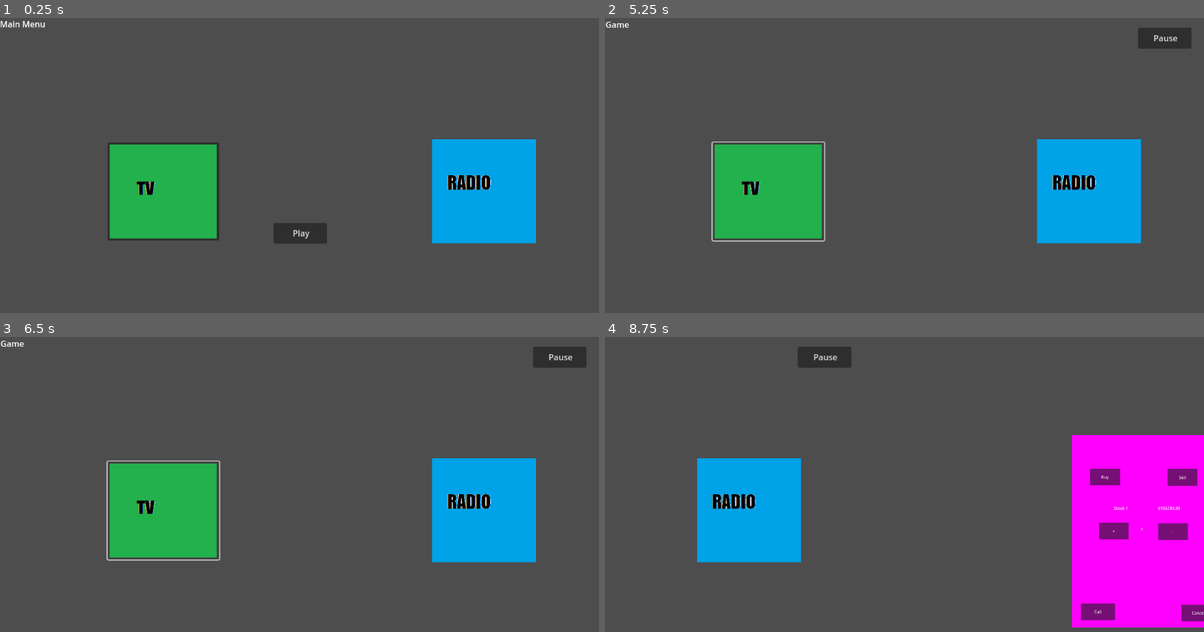
Above: before the commit, frames 1-4 (two rows, left to right).
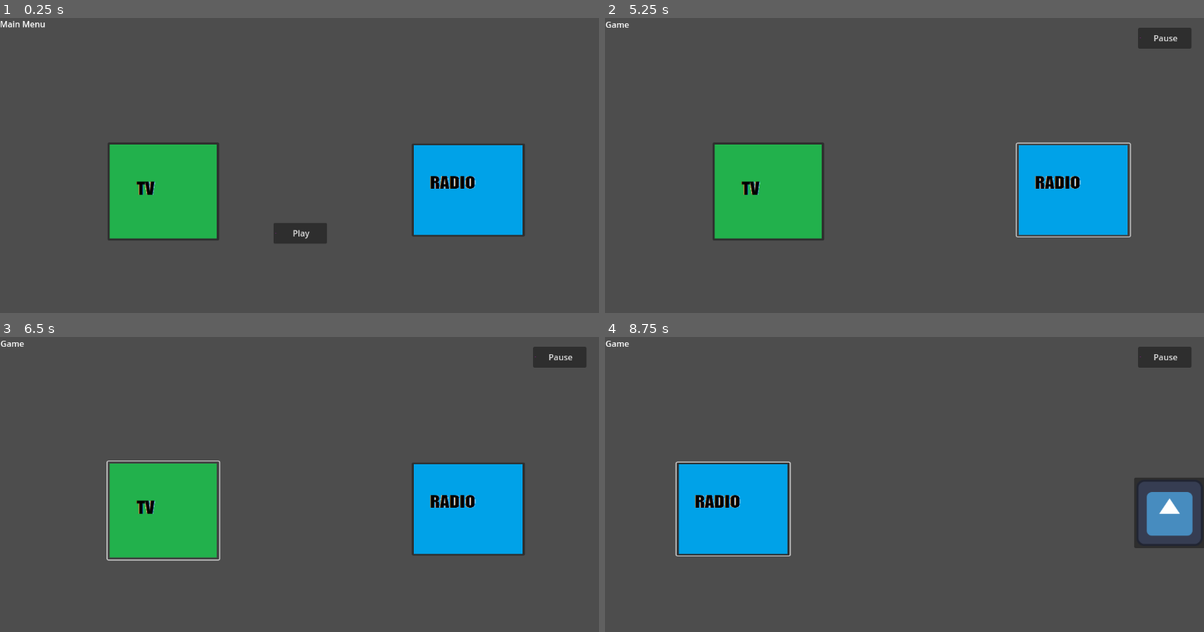
Above: after the commit, the same moments.

Repository: DSquire9/NightTrading
Game: Godot game, scene res://Root.tscn
Same seed, same stepped clock (60 frames per second), same inputs: the game is played once before the commit and once after it. The engine's default icon, where the game draws it, is replaced by a stand-in: a white triangle on a blue panel in a dark square.
Inputs (mouse positions are in pixels of both pictures, inside the frame that each line leads up to; where the layout moved, square brackets give the same spot in the first picture):
- Up to frame 1 (0.25 s): no input
- Up to frame 2 (5.25 s): click (1072, 189) [766, 192] at 0.5 s; click "Play" at 1.25 s; click "Pause" at 2 s; click "Resume" at 2.75 s; click (766, 192) at 3.5 s; click (766, 192) at 4.25 s; click (1072, 189) [766, 192] at 5 s
- Up to frame 3 (6.5 s): click (161, 511) at 5.75 s
- Up to frame 4 (8.75 s): click (1072, 508) [766, 511] at 6.5 s; tap Enter at 7.25 s; move the mouse to (1036, 487) at 7.27 s; tap Q (move camera left) at 7.35, 8.3 s; click (1036, 487) at 7.42 s; tap E (move camera right) at 7.55, 8.1 s; move the mouse to (784, 522) at 8.02 s; click (784, 522) at 8.17 s

The runs differ from the first frame. In frame 1, 3.0% of the frame differs, in the area x 68-90%, y 41-77%; in frame 2, 3.3%; in frame 3, 3.0%; in frame 4, 19%, in the area x 0-100%, y 1-99%.

Commit message:
root fixes

Diff:
--- a/new-game-project/Root.tscn
+++ b/new-game-project/Root.tscn
@@ -1,11 +1,10 @@
-[gd_scene load_steps=8 format=3 uid="uid://br4y18terbox8"]
+[gd_scene load_steps=7 format=3 uid="uid://br4y18terbox8"]
 
 [ext_resource type="Script" path="res://root.gd" id="1_neleb"]
 [ext_resource type="PackedScene" uid="uid://b7px1dwva0wpc" path="res://stock.tscn" id="2_kdqgx"]
 [ext_resource type="PackedScene" uid="uid://cxftc47nig0qy" path="res://television.tscn" id="3_1l420"]
-[ext_resource type="PackedScene" path="res://radio.tscn" id="4_7c415"]
+[ext_resource type="PackedScene" uid="uid://dkxorndbow4gi" path="res://radio.tscn" id="4_7c415"]
 [ext_resource type="PackedScene" uid="uid://dhnpxedauxc14" path="res://notebook.tscn" id="5_2xyv0"]
-[ext_resource type="Script" path="res://camera_2d.gd" id="6_0ukna"]
 [ext_resource type="PackedScene" uid="uid://cyixc4dt4iwpt" path="res://main.tscn" id="6_3kxvd"]
 
 [node name="Root" type="Node"]
@@ -36,12 +35,16 @@
 offset_bottom = 124.0
 
 [node name="Radio" parent="." instance=ExtResource("4_7c415")]
-position = Vector2(355, 10)
+offset_left = 216.0
+offset_top = -82.0
+offset_right = 424.0
+offset_bottom = 126.0
+scale = Vector2(1.04538, 0.861223)
 
 [node name="Notebook" parent="." instance=ExtResource("5_2xyv0")]
-position = Vector2(1112, 48)
-
-[node name="Camera2D" type="Camera2D" parent="."]
-script = ExtResource("6_0ukna")
+offset_left = 1096.0
+offset_top = -53.0
+offset_right = 1232.0
+offset_bottom = 83.0
 
 [node name="Node2D" parent="." instance=ExtResource("6_3kxvd")]
--- a/new-game-project/camera_2d.gd
+++ b/new-game-project/camera_2d.gd
@@ -19,16 +19,16 @@
 	if(Input.is_action_just_released("move camera left") && !(currentScreen < 1)):
 		currentScreen = currentScreen - 1
 		t = 0.0
-		start = offset
+		start = position
 		moving = true
 	if(Input.is_action_just_released("move camera right") && !(currentScreen >= screens.size() - 1)):
 		currentScreen = currentScreen + 1
 		t = 0.0
-		start = offset
+		start = position
 		moving = true
 
-	offset = start.lerp(Vector2(screens[currentScreen],0), t)
+	position = start.lerp(Vector2(screens[currentScreen],0), t)
 	if(t >= 1.0):
 		t = 0.0
-		start = offset
+		start = position
 		moving = false
--- a/new-game-project/main.gd
+++ b/new-game-project/main.gd
@@ -13,28 +13,28 @@
 
 
 func _on_button_pressed():
-	get_node("MainTitle").visible = false
-	get_node("Game").visible = true
+	get_node("Camera2D/MainTitle").visible = false
+	get_node("Camera2D/Game").visible = true
 	paused = false
 
 
 func _on_end_button_pressed():
-	get_node("EndScreen").visible = false
-	get_node("MainTitle").visible = true
+	get_node("Camera2D/EndScreen").visible = false
+	get_node("Camera2D/MainTitle").visible = true
 
 
 func _on_game_button_pressed():
-	get_node("Game").visible = false
-	get_node("Pause").visible = true
+	get_node("Camera2D/Game").visible = false
+	get_node("Camera2D/Pause").visible = true
 	paused = true
 
 
 func _on_pause_button_pressed():
-	get_node("Pause").visible = false
-	get_node("EndScreen").visible = true
+	get_node("Camera2D/Pause").visible = false
+	get_node("Camera2D/EndScreen").visible = true
 	paused = false
 
 
 func _on_pause_button_2_pressed():
-	get_node("Pause").visible = false
-	get_node("Game").visible = true
+	get_node("Camera2D/Pause").visible = false
+	get_node("Camera2D/Game").visible = true
--- a/new-game-project/main.tscn
+++ b/new-game-project/main.tscn
@@ -1,5 +1,6 @@
-[gd_scene load_steps=3 format=3 uid="uid://cyixc4dt4iwpt"]
+[gd_scene load_steps=4 format=3 uid="uid://cyixc4dt4iwpt"]
 
+[ext_resource type="Script" path="res://camera_2d.gd" id="1_ciai2"]
 [ext_resource type="Script" path="res://main.gd" id="1_rukx3"]
 
 [sub_resource type="PlaceholderTexture2D" id="PlaceholderTexture2D_6cvry"]
@@ -8,7 +9,10 @@
 z_index = -1
 script = ExtResource("1_rukx3")
 
-[node name="MainTitle" type="RichTextLabel" parent="."]
+[node name="Camera2D" type="Camera2D" parent="."]
+script = ExtResource("1_ciai2")
+
+[node name="MainTitle" type="RichTextLabel" parent="Camera2D"]
 z_index = -1
 anchors_preset = 8
 anchor_left = 0.5
@@ -25,9 +29,8 @@
 size_flags_vertical = 4
 mouse_filter = 2
 text = "Main Menu"
-metadata/_edit_use_anchors_ = true
 
-[node name="Button" type="Button" parent="MainTitle"]
+[node name="Button" type="Button" parent="Camera2D/MainTitle"]
 z_index = -1
 layout_mode = 0
 offset_left = 526.0
@@ -36,9 +39,8 @@
 offset_bottom = 435.0
 text = "Play"
 icon = SubResource("PlaceholderTexture2D_6cvry")
-metadata/_edit_use_anchors_ = true
 
-[node name="EndScreen" type="RichTextLabel" parent="."]
+[node name="EndScreen" type="RichTextLabel" parent="Camera2D"]
 visible = false
 z_index = -1
 offset_left = -574.0
@@ -48,7 +50,7 @@
 mouse_filter = 2
 text = "Game Over"
 
-[node name="Button" type="Button" parent="EndScreen"]
+[node name="Button" type="Button" parent="Camera2D/EndScreen"]
 z_index = -1
 offset_left = 522.0
 offset_top = 396.0
@@ -57,7 +59,7 @@
 text = "Main Menu"
 icon = SubResource("PlaceholderTexture2D_6cvry")
 
-[node name="Game" type="RichTextLabel" parent="."]
+[node name="Game" type="RichTextLabel" parent="Camera2D"]
 visible = false
 z_index = -1
 offset_left = -575.0
@@ -67,7 +69,7 @@
 mouse_filter = 2
 text = "Game"
 
-[node name="Button" type="Button" parent="Game"]
+[node name="Button" type="Button" parent="Camera2D/Game"]
 z_index = -1
 offset_left = 1024.0
 offset_top = 18.0
@@ -76,7 +78,7 @@
 text = "Pause"
 icon = SubResource("PlaceholderTexture2D_6cvry")
 
-[node name="Pause" type="RichTextLabel" parent="."]
+[node name="Pause" type="RichTextLabel" parent="Camera2D"]
 visible = false
 z_index = -1
 offset_left = -571.0
@@ -86,7 +88,7 @@
 mouse_filter = 2
 text = "Pause"
 
-[node name="Button" type="Button" parent="Pause"]
+[node name="Button" type="Button" parent="Camera2D/Pause"]
 z_index = -1
 offset_left = 521.0
 offset_top = 461.0
@@ -95,7 +97,7 @@
 text = "Quit"
 icon = SubResource("PlaceholderTexture2D_6cvry")
 
-[node name="Button2" type="Button" parent="Pause"]
+[node name="Button2" type="Button" parent="Camera2D/Pause"]
 z_index = -1
 offset_left = 521.0
 offset_top = 398.0
@@ -104,8 +106,8 @@
 text = "Resume"
 icon = SubResource("PlaceholderTexture2D_6cvry")
 
-[connection signal="pressed" from="MainTitle/Button" to="." method="_on_button_pressed"]
-[connection signal="pressed" from="EndScreen/Button" to="." method="_on_end_button_pressed"]
-[connection signal="pressed" from="Game/Button" to="." method="_on_game_button_pressed"]
-[connection signal="pressed" from="Pause/Button" to="." method="_on_pause_button_pressed"]
-[connection signal="pressed" from="Pause/Button2" to="." method="_on_pause_button_2_pressed"]
+[connection signal="pressed" from="Camera2D/MainTitle/Button" to="." method="_on_button_pressed"]
+[connection signal="pressed" from="Camera2D/EndScreen/Button" to="." method="_on_end_button_pressed"]
+[connection signal="pressed" from="Camera2D/Game/Button" to="." method="_on_game_button_pressed"]
+[connection signal="pressed" from="Camera2D/Pause/Button" to="." method="_on_pause_button_pressed"]
+[connection signal="pressed" from="Camera2D/Pause/Button2" to="." method="_on_pause_button_2_pressed"]
--- a/new-game-project/notebook.gd
+++ b/new-game-project/notebook.gd
@@ -1,4 +1,4 @@
-extends AnimatedSprite2D
+extends Button
 
 var currentStock = 1
 var sellbuy = true
--- a/new-game-project/notebook.tscn
+++ b/new-game-project/notebook.tscn
@@ -1,35 +1,13 @@
-[gd_scene load_steps=7 format=3 uid="uid://dhnpxedauxc14"]
+[gd_scene load_steps=4 format=3 uid="uid://dhnpxedauxc14"]
 
 [ext_resource type="Texture2D" uid="uid://biio4otefshnv" path="res://icon.svg" id="1_ydbsk"]
 [ext_resource type="Script" path="res://notebook.gd" id="2_ik47q"]
-[ext_resource type="Script" path="res://click_object.gd" id="2_m1mu5"]
-
-[sub_resource type="SpriteFrames" id="SpriteFrames_3mweb"]
-animations = [{
-"frames": [{
-"duration": 1.0,
-"texture": ExtResource("1_ydbsk")
-}],
-"loop": true,
-"name": &"default",
-"speed": 5.0
-}]
-
-[sub_resource type="PlaceholderTexture2D" id="PlaceholderTexture2D_yiekj"]
 
 [sub_resource type="PlaceholderTexture2D" id="PlaceholderTexture2D_2mxde"]
 
-[node name="AnimatedSprite2D" type="AnimatedSprite2D"]
-sprite_frames = SubResource("SpriteFrames_3mweb")
+[node name="AnimatedSprite2D" type="Button"]
+icon = ExtResource("1_ydbsk")
 script = ExtResource("2_ik47q")
-
-[node name="Sprite2D" type="Sprite2D" parent="."]
-visible = false
-z_index = -1
-position = Vector2(-8.19564e-06, -1.00434e-05)
-scale = Vector2(130, 130)
-texture = SubResource("PlaceholderTexture2D_yiekj")
-script = ExtResource("2_m1mu5")
 
 [node name="notepad" type="TextureRect" parent="."]
 visible = false
@@ -186,7 +164,7 @@
 grow_vertical = 2
 text = "$10568.78"
 
-[connection signal="object_clicked" from="Sprite2D" to="." method="_on_sprite_2d_object_clicked"]
+[connection signal="pressed" from="." to="." method="_on_sprite_2d_object_clicked"]
 [connection signal="pressed" from="notepad/confirm" to="." method="_on_confirm_pressed"]
 [connection signal="pressed" from="notepad/buy" to="." method="_on_buy_button_pressed"]
 [connection signal="pressed" from="notepad/sell" to="." method="_on_sell_button_pressed"]
--- a/new-game-project/radio.gd
+++ b/new-game-project/radio.gd
@@ -1,4 +1,4 @@
-extends AnimatedSprite2D
+extends Button
 
 var modes = 7
 var mode = 0
--- a/new-game-project/radio.tscn
+++ b/new-game-project/radio.tscn
@@ -1,29 +1,14 @@
-[gd_scene load_steps=6 format=3 uid="uid://bvawuun0n7pwo"]
+[gd_scene load_steps=3 format=3 uid="uid://dkxorndbow4gi"]
 
 [ext_resource type="Texture2D" uid="uid://tq0t4hm6yyyh" path="res://Sprites/Radio.png" id="1_bq5o5"]
 [ext_resource type="Script" path="res://radio.gd" id="1_yqdmr"]
-[ext_resource type="Script" path="res://click_object.gd" id="2_ho8ka"]
-[ext_resource type="Texture2D" uid="uid://biio4otefshnv" path="res://icon.svg" id="2_sfr6j"]
 
-[sub_resource type="SpriteFrames" id="SpriteFrames_1tuwb"]
-animations = [{
-"frames": [{
-"duration": 1.0,
-"texture": ExtResource("1_bq5o5")
-}],
-"loop": true,
-"name": &"default",
-"speed": 5.0
-}]
-
-[node name="Radio" type="AnimatedSprite2D"]
-position = Vector2(572, 257)
-sprite_frames = SubResource("SpriteFrames_1tuwb")
+[node name="Radio" type="Button"]
+offset_left = -11.0
+offset_top = -9.0
+offset_right = -11.0
+offset_bottom = -9.0
+icon = ExtResource("1_bq5o5")
 script = ExtResource("1_yqdmr")
 
-[node name="Sprite2D" type="Sprite2D" parent="."]
-visible = false
-texture = ExtResource("2_sfr6j")
-script = ExtResource("2_ho8ka")
-
-[connection signal="object_clicked" from="Sprite2D" to="." method="_on_sprite_2d_object_clicked"]
+[connection signal="pressed" from="." to="." method="_on_sprite_2d_object_clicked"]
